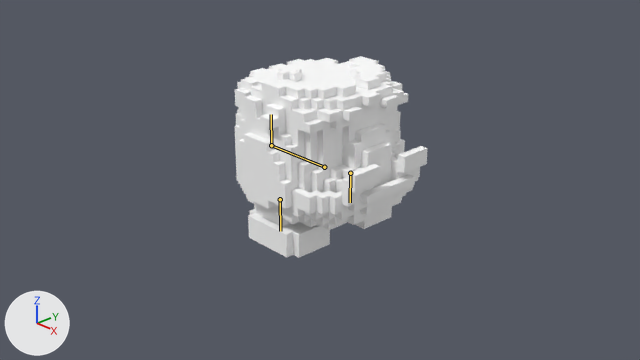
Renders of the Blender file src/galois/data/npcs/cobble_mucker_animations.blend from each side of a commit.
Rendered twice from the file's camera 'Camera'. The lights are fixed; the arrows at lower left show +X, +Y and +Z. The older version comes first. The bones that bend it are drawn over the model as lines.

In view in the first picture: 'Body', 'Head', 'L_Leg', 'R_Leg'.
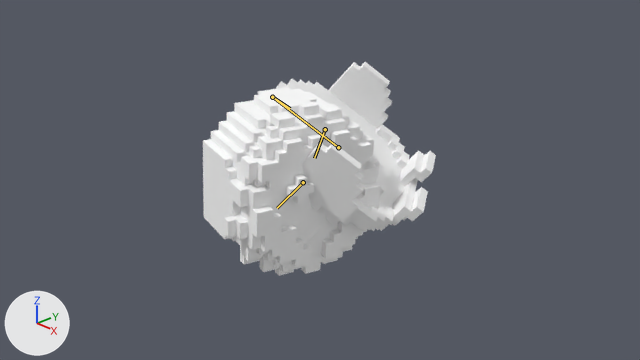
The newer file adds an action. The first version stands in its rest pose; the second is drawn at frame 7 of the action 'StaggerHeavy'.

What the commit changed:
Bone 'Body' (bone_body) moves from (0.0, 0.0, 0.0) to (-0.28, -0.16, 0.078).
Bone 'Body' (bone_body) turns from (0, 0, 0) to (-33, 13, 39) degrees about its own x, y and z.
Bone 'Head' (bone_head) turns from (0, 0, 0) to (47, -10, -54) degrees about its own x, y and z.
Bone 'R_Leg' (bone_r_leg) turns from (0, 0, 0) to (39, 0, -13) degrees about its own x, y and z.
Bone 'L_Leg' (bone_l_leg) turns from (0, 0, 0) to (14, 0, 19) degrees about its own x, y and z.

What differs and where, as boxes (x1, y1, x2, y2) in the pictures (640 x 360 px):
'Head', posed (38% taller): before (235, 56, 408, 193); after (203, 87, 381, 276)
'Body', posed: before (236, 132, 428, 230); after (276, 62, 436, 231)
'R_Leg', posed (mostly hidden afterwards): before (248, 204, 330, 258); after (303, 224, 323, 245)
bone 'Body', root to tip: before (324, 167) to (271, 145); after (338, 147) to (272, 97)
bone 'Head', root to tip: before (271, 145) to (271, 114); after (272, 97) to (290, 108)
bone 'R_Leg', root to tip: before (280, 199) to (280, 231); after (303, 182) to (277, 208)
bone 'L_Leg', root to tip: before (350, 173) to (350, 202); after (325, 129) to (314, 158)
